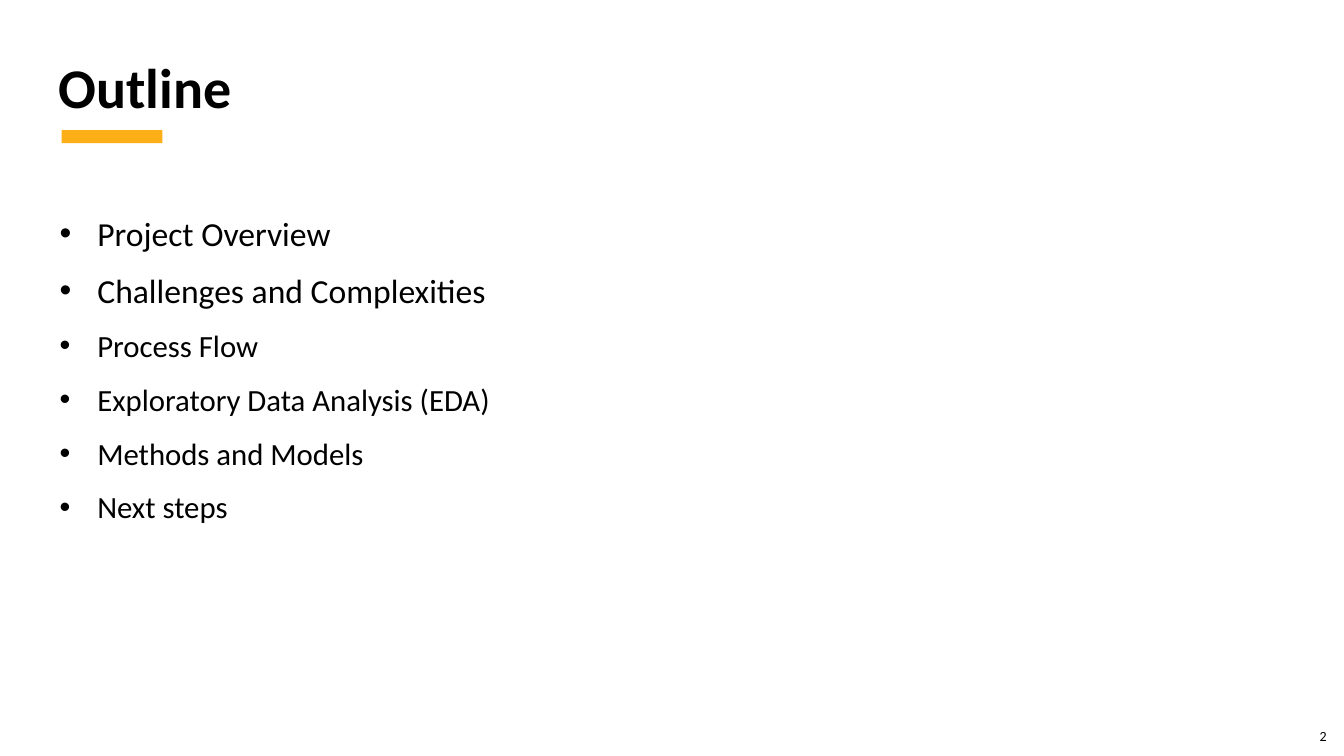
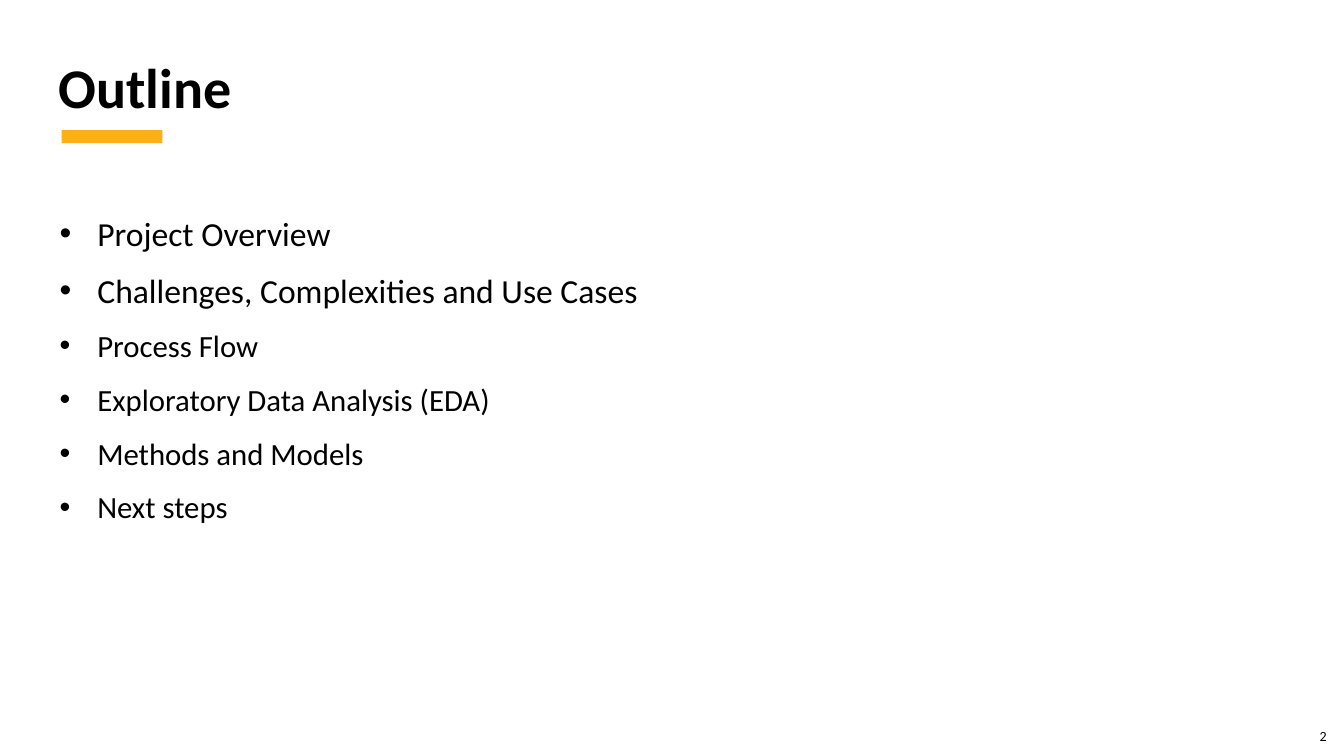
Before and after one commit to kubernetes-world/3666-ANLP-Predicting-ECB-Monetary-Policy, a slide deck: slide 2 of 3666 ANLP - Predicting ECB Monetary Policy.Final Project.pptx. Drawn at 1344x756 pixels with LibreOffice and Linux fonts; fonts in the diff are those of the drawing; background and template pictures are left out. Boxes give left, top, right and bottom in pixels: in the first picture for what was removed or moved away, otherwise in the second. Text is boxed around its words. In the diff, an @@ line names an element or a change of style, - is before the commit and + after.

```diff
--- a/3666 ANLP - Predicting ECB Monetary Policy.Final Project.pptx
+++ b/3666 ANLP - Predicting ECB Monetary Policy.Final Project.pptx
@@ text at [97, 279, 637, 309]: text changed @@
-• Challenges and Complexities
+• Challenges, Complexities and Use Cases
```
Also in this commit, not shown: 14 other slides changed.
